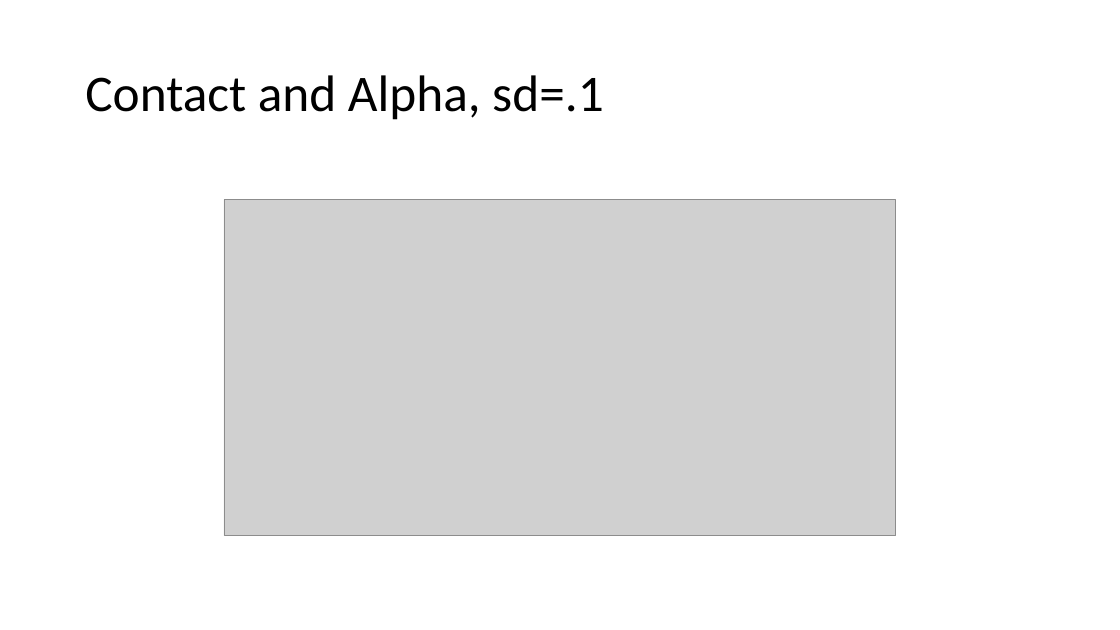
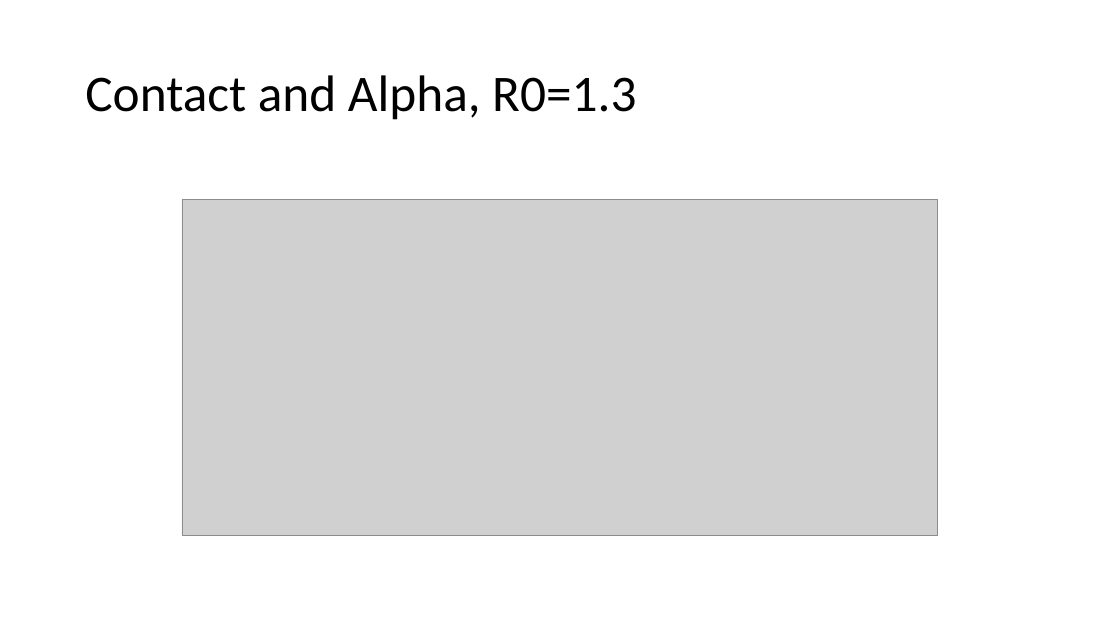
Before and after one commit to asbeagle/newGEM_SIR, a slide deck: slide 10 of someplotz.pptx (slide 8 before the commit). Drawn at 1120x630 pixels with LibreOffice and Linux fonts; fonts in the diff are those of the drawing; grey boxes stand for pictures. Boxes give left, top, right and bottom in pixels: in the first picture for what was removed or moved away, otherwise in the second. Text is boxed around its words. In the diff, an @@ line names an element or a change of style, - is before the commit and + after.

```diff
--- a/someplotz.pptx
+++ b/someplotz.pptx
@@ title at (85,75,636,120): text changed @@
-Contact and Alpha, sd=.1
+Contact and Alpha, R0=1.3
@@ picture: place and size @@
-picture at (224,200,897,536)
+picture at (182,200,939,536)
```
Also in this commit, not shown: 9 other slides changed, 5 slides added, 1 slide removed, 3 other files.
